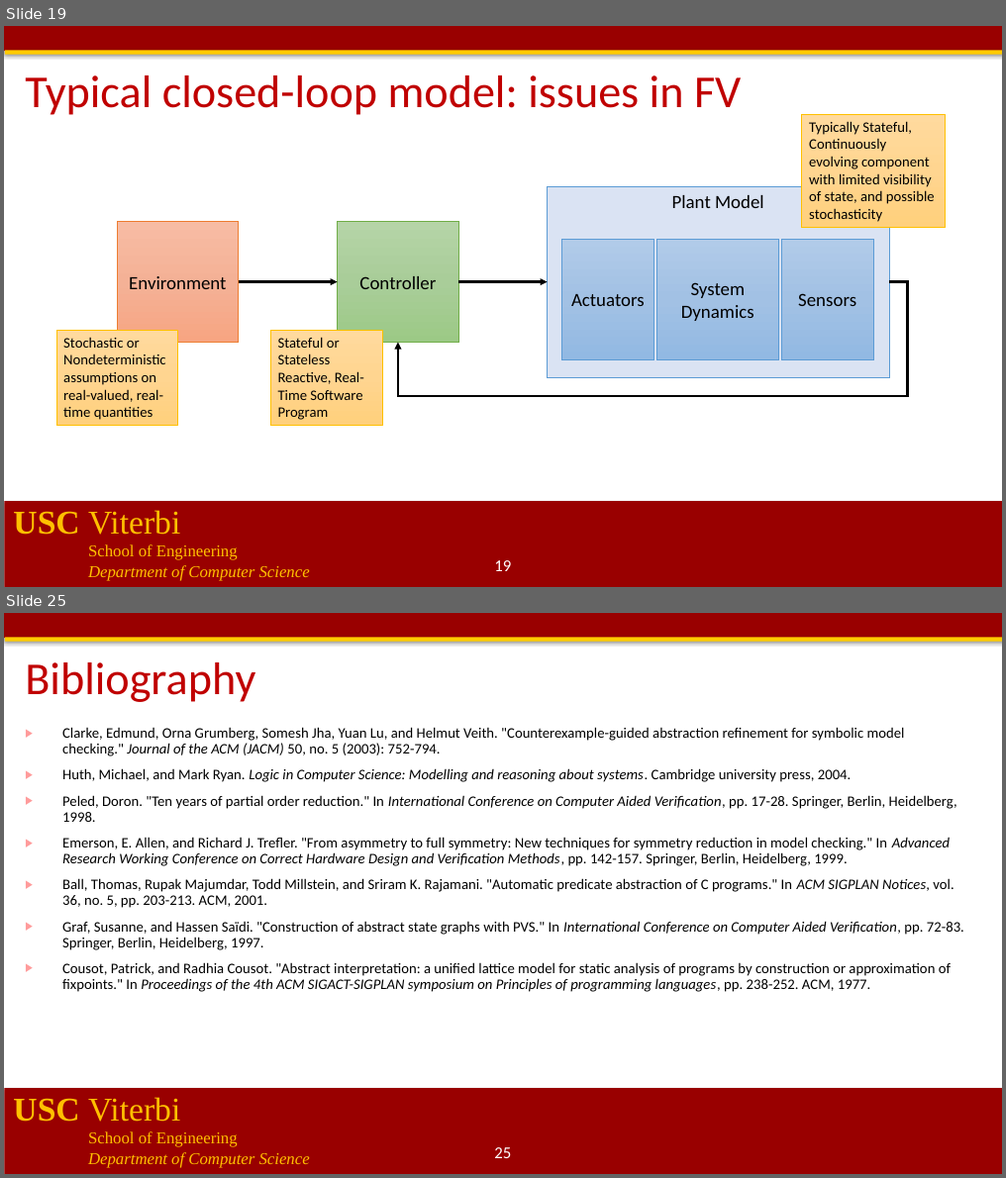
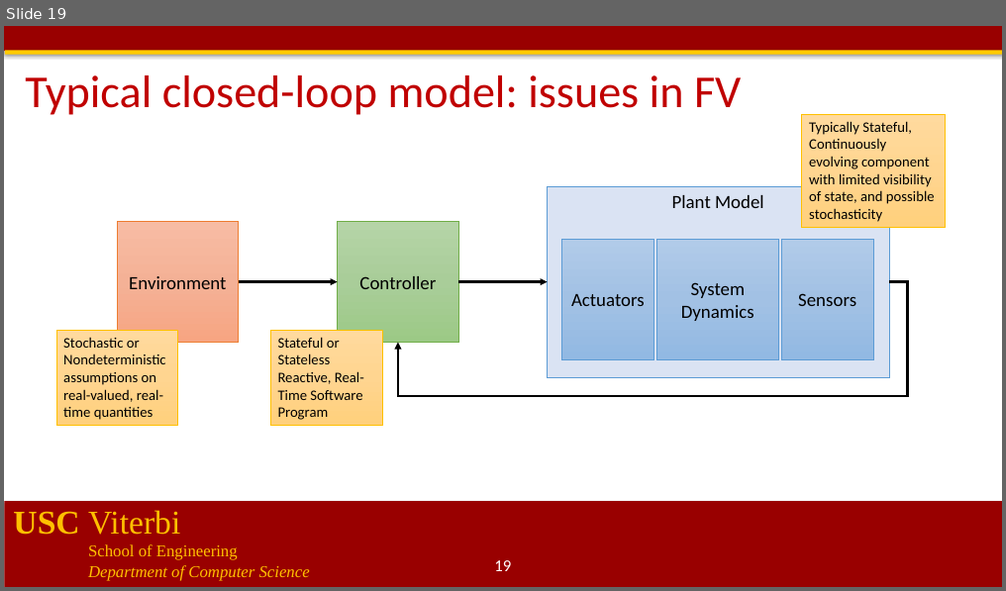
Before and after one commit to jdeshmukh/jdeshmukh.github.io, a slide deck: teaching/cs699-fm-for-robotics-spring-2021/verification-intro.pptx. Shown one above the other, each under a label of ours: slides 19 and 25 before the commit, slide 19 after it; the slides between them are not shown. The pictures are 1006x1178 and 1006x591 pixels, drawn with LibreOffice and Linux fonts; fonts in the diff are those of the drawing; background and template pictures are left out. Boxes give left, top, right and bottom in pixels: in the first picture for what was removed or moved away, otherwise in the second. Text is boxed around its words. In the diff, an @@ line names an element or a change of style, - is before the commit and + after.

```diff
--- a/teaching/cs699-fm-for-robotics-spring-2021/verification-intro.pptx
+++ b/teaching/cs699-fm-for-robotics-spring-2021/verification-intro.pptx
@@ slide 25 removed at [4,613,1002,1174], background #FFFFFF; not listed: 4 template elements that a slide beside it also shows @@
@@ title removed at [25,663,255,702] @@
-Bibliography
@@ text removed at [62,727,964,992] @@
-▶ Clarke, Edmund, Orna Grumberg, Somesh Jha, Yuan Lu, and Helmut Veith. "Counterexample-guided abstraction refinement for symbolic model checking." Journal of the ACM (JACM) 50, no. 5 (2003): 752-794.
-▶ Huth, Michael, and Mark Ryan. Logic in Computer Science: Modelling and reasoning about systems. Cambridge university press, 2004.
-▶ Peled, Doron. "Ten years of partial order reduction." In International Conference on Computer Aided Verification, pp. 17-28. Springer, Berlin, Heidelberg, 1998.
-▶ Emerson, E. Allen, and Richard J. Trefler. "From asymmetry to full symmetry: New techniques for symmetry reduction in model checking." In Advanced Research Working Conference on Correct Hardware Design and Verification Methods, pp. 142-157. Springer, Berlin, Heidelberg, 1999.
-▶ Ball, Thomas, Rupak Majumdar, Todd Millstein, and Sriram K. Rajamani. "Automatic predicate abstraction of C programs." In ACM SIGPLAN Notices, vol. 36, no. 5, pp. 203-213. ACM, 2001.
-▶ Graf, Susanne, and Hassen Saïdi. "Construction of abstract state graphs with PVS." In International Conference on Computer Aided Verification, pp. 72-83. Springer, Berlin, Heidelberg, 1997.
-▶ Cousot, Patrick, and Radhia Cousot. "Abstract interpretation: a unified lattice model for static analysis of programs by construction or approximation of fixpoints." In Proceedings of the 4th ACM SIGACT-SIGPLAN symposium on Principles of programming languages, pp. 238-252. ACM, 1977.
@@ page number removed at [494,1148,511,1158] @@
-25
```
Also in this commit, not shown: 5 other slides removed, 5 other files.
